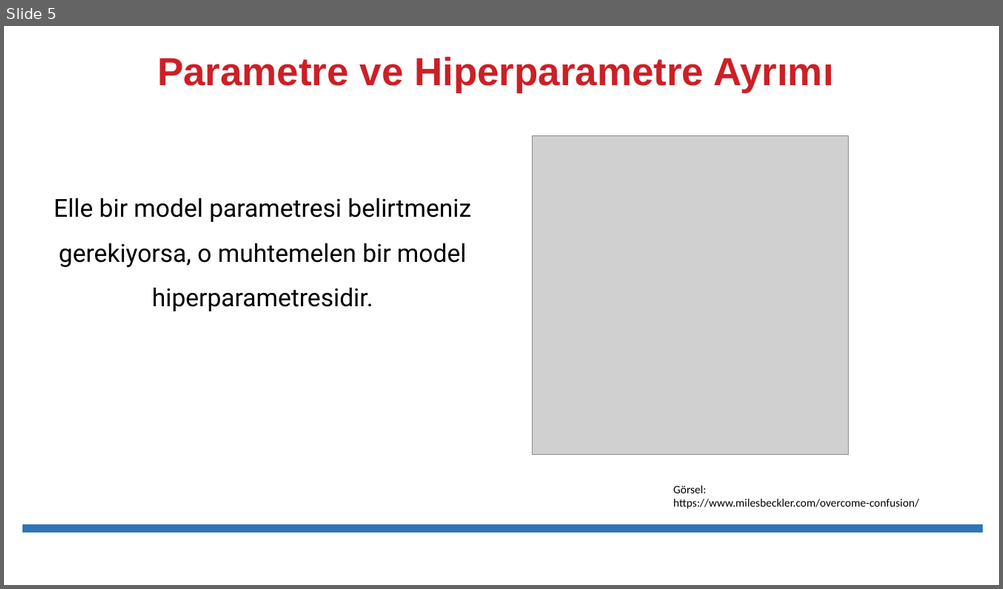
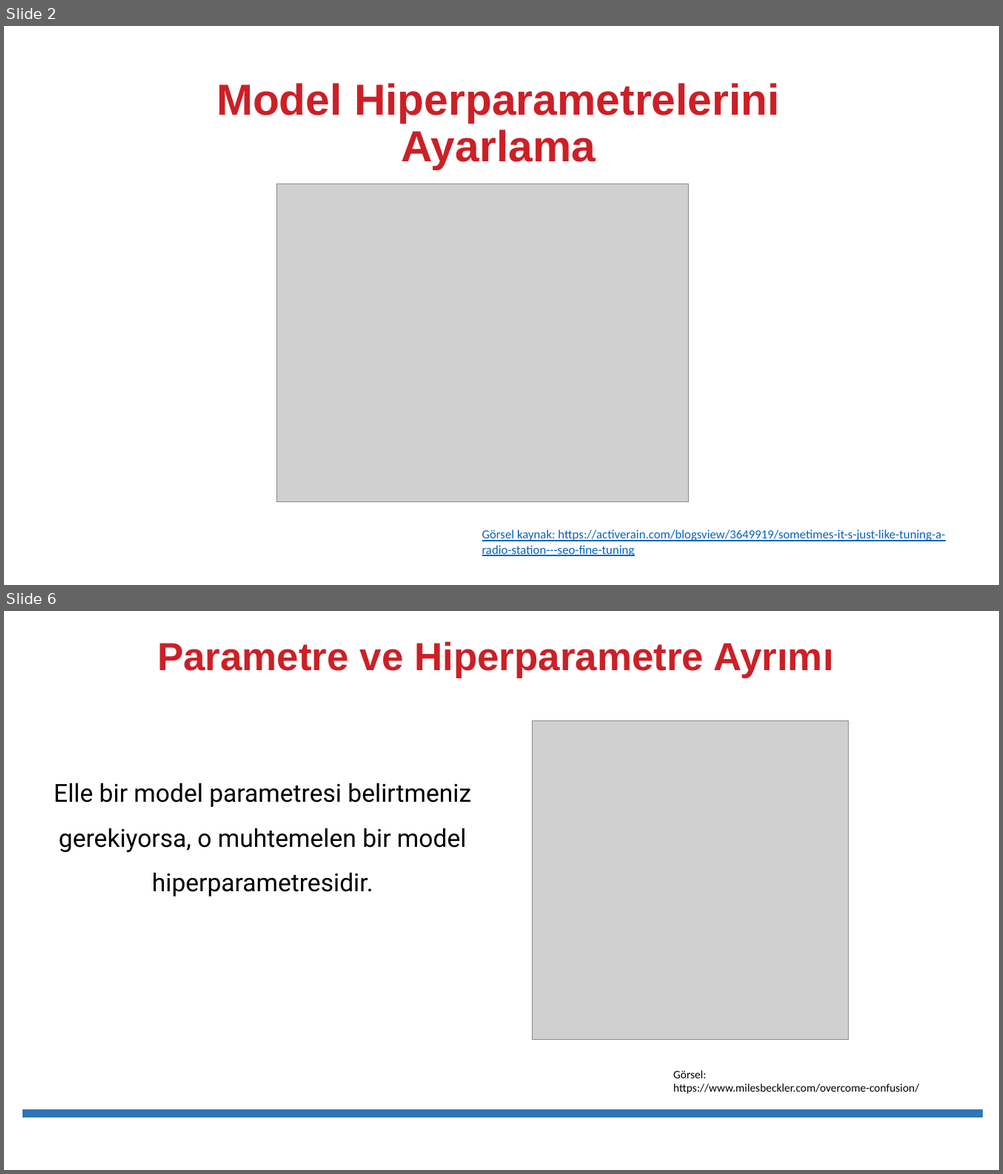
Before and after one commit to veribilimiokulu/bogazici-compec-python-ml, a slide deck: sunumlar/05_Model_Tuning_Hiperparametreleri_Ayarlama.pptx. Shown one above the other, each under a label of ours: slide 5 before the commit, slides 2 and 6 after it; the slides between them are not shown. The pictures are 1003x589 and 1003x1174 pixels, drawn with LibreOffice and Linux fonts; fonts in the diff are those of the drawing; grey boxes stand for pictures. Boxes give left, top, right and bottom in pixels: in the first picture for what was removed or moved away, otherwise in the second. Text is boxed around its words. In the diff, an @@ line names an element or a change of style, - is before the commit and + after.

```diff
--- a/sunumlar/05_Model_Tuning_Hiperparametreleri_Ayarlama.pptx
+++ b/sunumlar/05_Model_Tuning_Hiperparametreleri_Ayarlama.pptx
@@ slide 2 added at <box>4,26,999,585</box>, background #FFFFFF @@
@@ title added at <box>216,83,780,170</box>, 42 pt, text #CD1F26, bold @@
+Model Hiperparametrelerini Ayarlama
@@ picture added at <box>277,184,688,503</box> @@
@@ text added at <box>482,530,945,557</box>, 12 pt, text #0563C1, underline @@
+Görsel kaynak: https://activerain.com/blogsview/3649919/sometimes-it-s-just-like-tuning-a-radio-station---seo-fine-tuning
@@ what was slide 5 is now slide 6 @@
```
Also in this commit, not shown: 6 slides changed, 2 other slides added, 1 slide removed, 8 other files.
